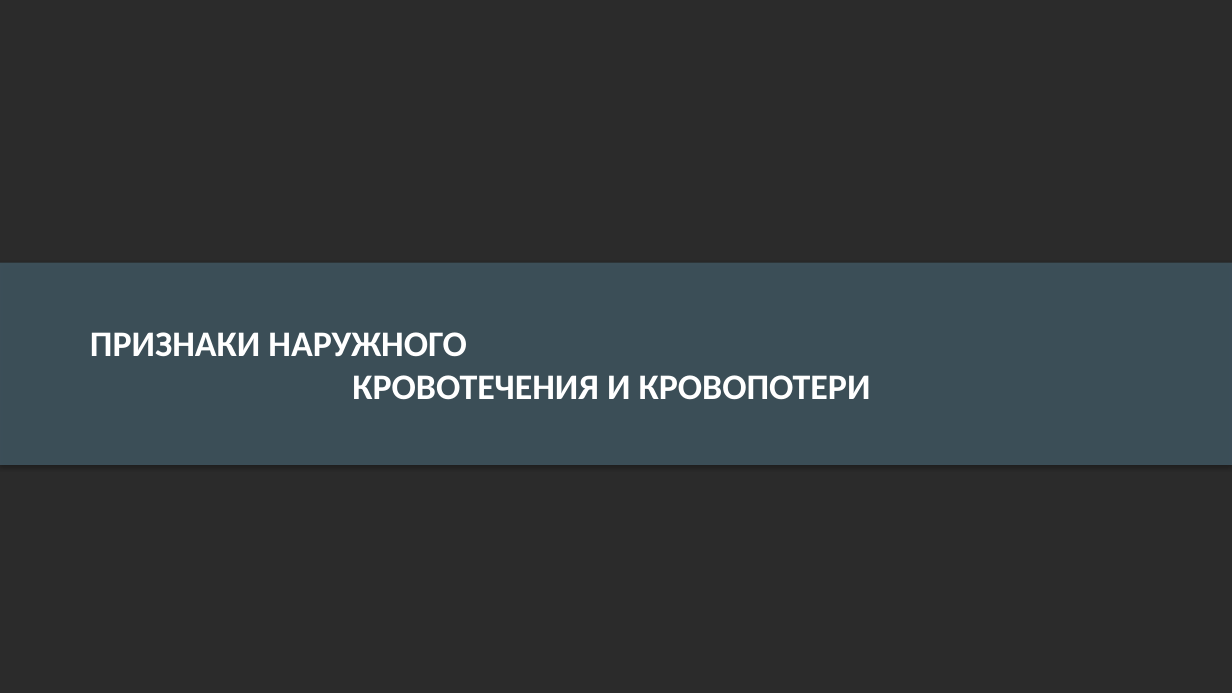
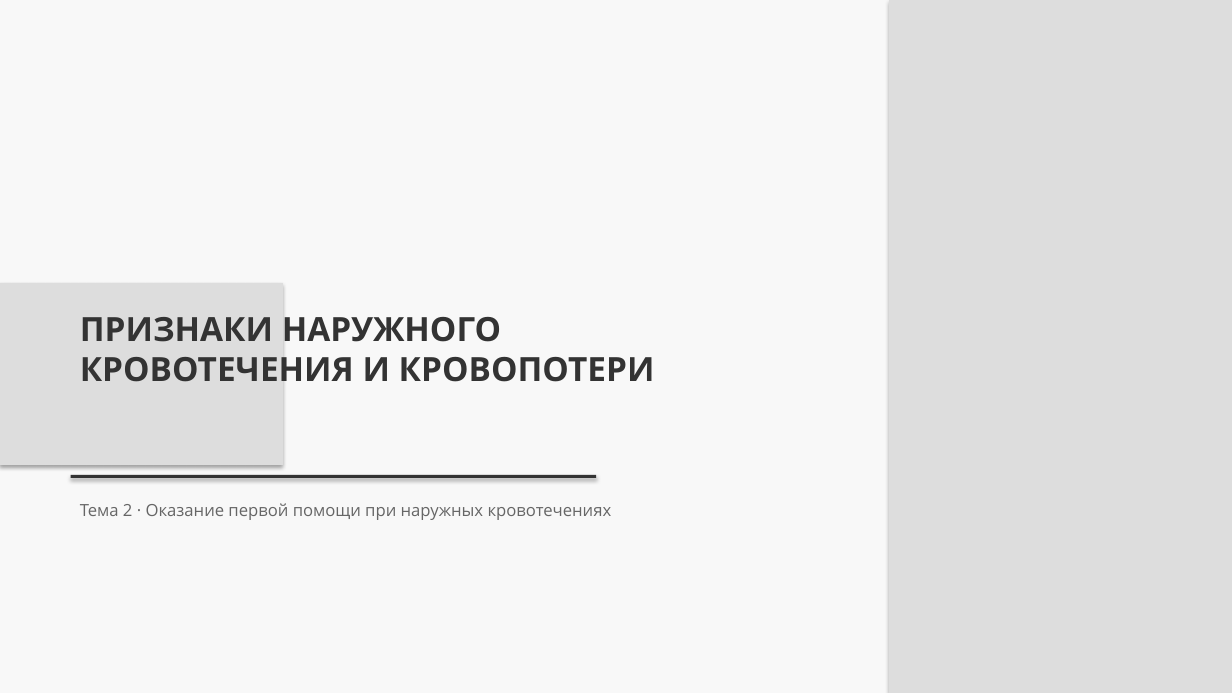
Before and after one commit to lysakalenushka-hash/-, a slide deck: slide 1 of presentations/out/Признаки_наружного_кровотечения_и_кровопотери.pptx. Drawn at 1232x693 pixels with LibreOffice and Linux fonts; fonts in the diff are those of the drawing; background and template pictures are left out; a plain dark background stands for a picture behind light text. Boxes give left, top, right and bottom in pixels: in the first picture for what was removed or moved away, otherwise in the second. Text is boxed around its words. In the diff, an @@ line names an element or a change of style, - is before the commit and + after.

```diff
--- a/presentations/out/Признаки_наружного_кровотечения_и_кровопотери.pptx
+++ b/presentations/out/Признаки_наружного_кровотечения_и_кровопотери.pptx
@@ background picture (left out) to #FFFFFF @@
@@ rectangle: place and size @@
-rectangle at box(0, 262, 1232, 465)
+rectangle at box(0, 0, 1232, 693)
@@ rectangle at box(0, 0, 1232, 693): fill #415762 at 85% opacity to #F8F8F8 @@
@@ rectangle added at box(889, 0, 1232, 693), fill #DDDDDD @@
@@ rectangle added at box(0, 283, 283, 465), fill #DDDDDD @@
@@ text "ПРИЗНАКИ НАРУЖНОГО КРОВОТЕЧЕНИЯ И КРОВОПОТЕРИ": place and size @@
-text "ПРИЗНАКИ НАРУЖНОГО КРОВОТЕЧЕНИЯ И КРОВОПОТЕРИ" at box(90, 332, 871, 400)
+text "ПРИЗНАКИ НАРУЖНОГО КРОВОТЕЧЕНИЯ И КРОВОПОТЕРИ" at box(80, 317, 655, 382)
@@ text "ПРИЗНАКИ НАРУЖНОГО КРОВОТЕЧЕНИЯ И КРОВОПОТЕРИ" at box(80, 317, 655, 382): size 28 to 26 pt, font Calibri to Open Sans, text colour #FFFFFF to #333333; alignment centre to left; vertical alignment middle to top @@
@@ rectangle added at box(71, 475, 597, 478), fill #333333 @@
@@ text added at box(80, 503, 612, 520), 13 pt, text #666666 @@
+Тема 2 · Оказание первой помощи при наружных кровотечениях
```
Also in this commit, not shown: 7 other slides changed, 4 slides added, 5 slides removed, 9 other files.
